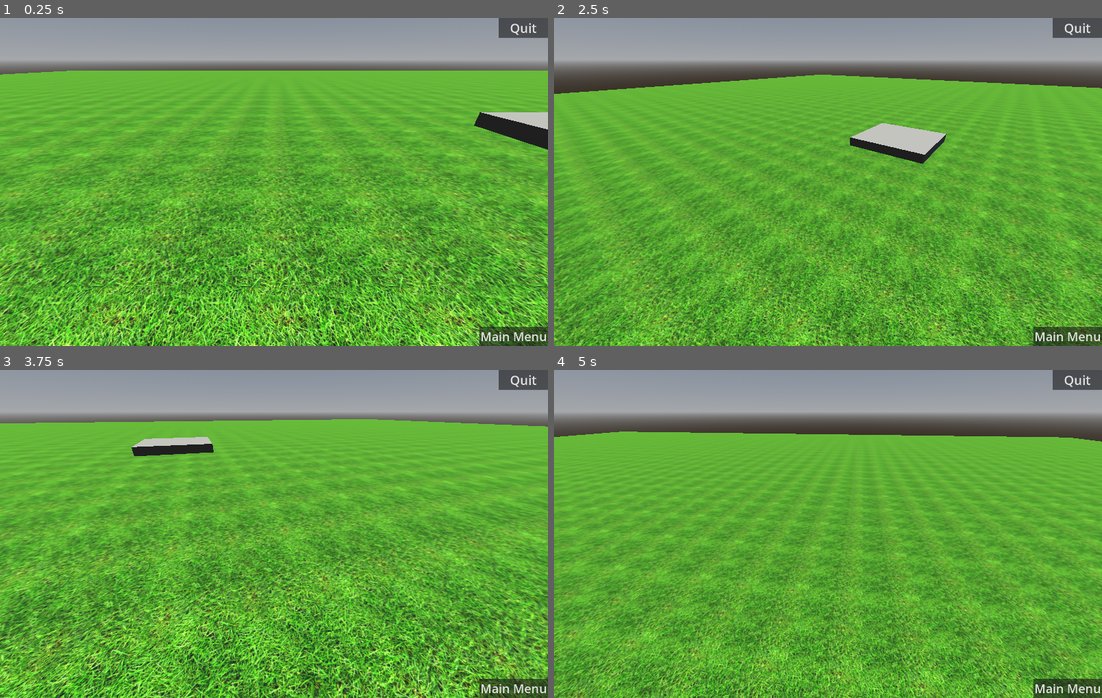
Above: before the commit, frames 1-4 (two rows, left to right).
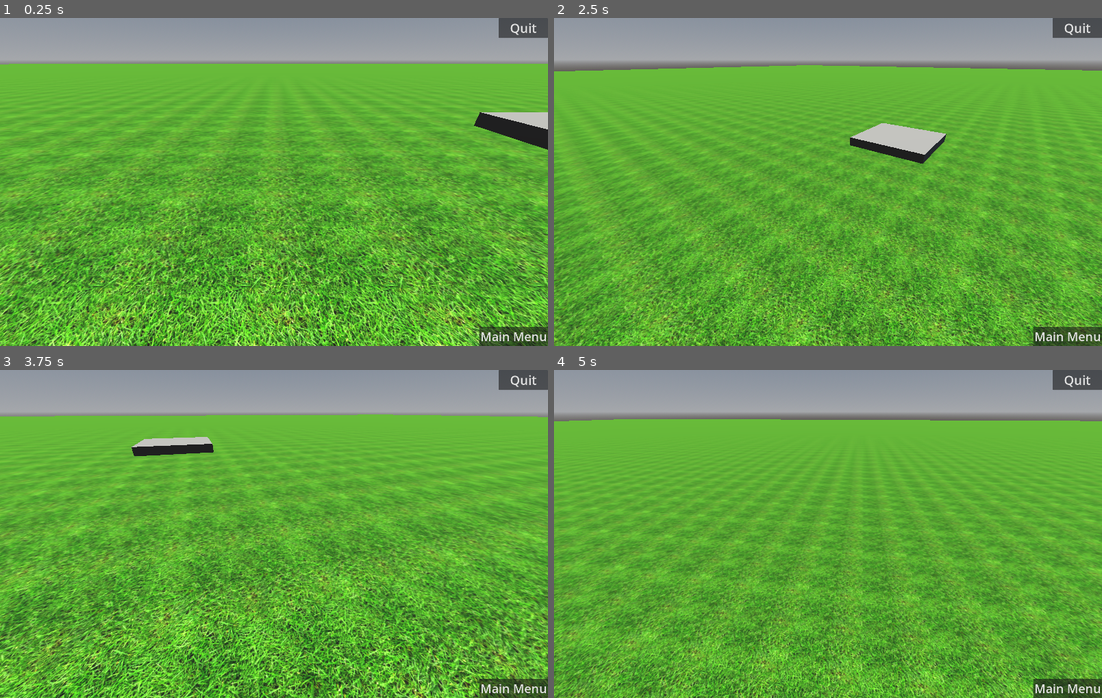
Above: after the commit, the same moments.

Repository: TheQuantifier/Isekai-Dungeons
Game: Godot game, scene res://scenes/game_world/game_world.tscn
Two runs of this game, one before a commit and one after it. Both use one fixed random seed, a clock stepped at 60 frames per second and the inputs below. This scene is started directly instead of the project's main scene.
Inputs:
- Up to frame 1 (0.25 s): no input
- Up to frame 2 (2.5 s): click "Main Menu" at 0.5 s; click "Play" at 1.25 s; tap Enter at 2 s; hold Right (move_right) from 2.03 s (still down); hold Shift (crouch) from 2.03 s (still down); tap Space (jump) at 2.27 s
- Up to frame 3 (3.75 s): release Right (move_right) at 2.78 s; release Shift (crouch) at 2.78 s; hold S (move_back) 2.78-3.53 s; tap Shift (crouch) at 2.85 s; tap Space (jump) at 3.02 s; hold Right (move_right) from 3.53 s (still down); hold Shift (crouch) from 3.53 s (still down)
- Up to frame 4 (5 s): release Right (move_right) at 4.28 s; release Shift (crouch) at 4.28 s; hold W (move_forward) from 4.28 s (still down); tap Shift (crouch) at 4.35 s; tap Space (jump) at 4.52 s

The runs differ from the first frame. In frame 1, 2.2% of the frame differs, in the area x 0-100%, y 13-39%; in frame 2, 4.5%; in frame 3, 1.9%; in frame 4, 4.5%, in the area x 0-100%, y 15-22%.
Error before the commit: Invalid access to property or key 'model_path' on a base object of type 'Nil'. (res://scenes/game_world/player.gd:22)
Error after the commit: Invalid access to property or key 'model_path' on a base object of type 'Nil'. (res://scenes/player/player.gd:22)

Commit message:
expanded the gameworld, added retro_medieval building model pack, fixed some bugs

Diff:
--- a/data/characters/john.tres
+++ b/data/characters/john.tres
@@ -7,8 +7,8 @@
 script = ExtResource("2_5vobn")
 char_id = "john"
 char_age = 15.0
-gender = "female"
-model_path = "res://assets/character_models/scenes/female/x_bot.tscn"
+gender = "male"
+model_path = "res://assets/character_models/scenes/male/y_bot.tscn"
 current_health = 150
 gold = 1200
 equipped_items = Array[ExtResource("1_phn4y")]([])
--- a/project.godot
+++ b/project.godot
@@ -65,8 +65,7 @@
 }
 select={
 "deadzone": 0.2,
-"events": [Object(InputEventKey,"resource_local_to_scene":false,"resource_name":"","device":-1,"window_id":0,"alt_pressed":false,"shift_pressed":false,"ctrl_pressed":false,"meta_pressed":false,"pressed":false,"keycode":0,"physical_keycode":4194309,"key_label":0,"unicode":0,"location":0,"echo":false,"script":null)
-]
+"events": []
 }
 
 [rendering]
--- a/scenes/game_world/game_world.tscn
+++ b/scenes/game_world/game_world.tscn
@@ -2,7 +2,7 @@
 
 [ext_resource type="PackedScene" uid="uid://bkd5chj1tyrsd" path="res://scenes/game_world/ground.tscn" id="1_254f3"]
 [ext_resource type="Script" uid="uid://dj6ds81qxtn0j" path="res://scenes/game_world/game_world.gd" id="1_mjgxe"]
-[ext_resource type="PackedScene" uid="uid://cgjylwr71uayr" path="res://scenes/game_world/player.tscn" id="2_mjgxe"]
+[ext_resource type="PackedScene" uid="uid://cgjylwr71uayr" path="res://scenes/player/player.tscn" id="2_mjgxe"]
 
 [sub_resource type="BoxShape3D" id="BoxShape3D_mjgxe"]
 size = Vector3(4, 1, 4)
@@ -35,9 +35,9 @@
 [node name="Camera3D" type="Camera3D" parent="CameraPivot"]
 transform = Transform3D(-0.443509, 0, 0.89627, 0, 1, 0, -0.89627, 0, -0.443509, 0, 0, 0)
 
-[node name="Main Menu CanvasLayer" type="CanvasLayer" parent="."]
+[node name="MenusCanvasLayer" type="CanvasLayer" parent="."]
 
-[node name="VBoxContainer" type="VBoxContainer" parent="Main Menu CanvasLayer"]
+[node name="VBoxContainer" type="VBoxContainer" parent="MenusCanvasLayer"]
 anchors_preset = 3
 anchor_left = 1.0
 anchor_top = 1.0
@@ -49,7 +49,7 @@
 grow_vertical = 0
 alignment = 1
 
-[node name="Main Menu" type="Button" parent="Main Menu CanvasLayer/VBoxContainer"]
+[node name="Main Menu" type="Button" parent="MenusCanvasLayer/VBoxContainer"]
 layout_mode = 2
 theme_override_font_sizes/font_size = 40
 text = "Main Menu"
@@ -79,4 +79,4 @@
 [node name="DirectionalLight3D" type="DirectionalLight3D" parent="SunPivot"]
 shadow_enabled = true
 
-[connection signal="pressed" from="Main Menu CanvasLayer/VBoxContainer/Main Menu" to="." method="_on_main_menu_pressed"]
+[connection signal="pressed" from="MenusCanvasLayer/VBoxContainer/Main Menu" to="." method="_on_main_menu_pressed"]
--- a/scenes/game_world/ground.tscn
+++ b/scenes/game_world/ground.tscn
@@ -3,14 +3,14 @@
 [ext_resource type="Texture2D" uid="uid://dghbv83jx53ul" path="res://assets/textures/seamless-grass-texture-free-thumb27.jpg.png" id="1_scirk"]
 
 [sub_resource type="BoxShape3D" id="BoxShape3D_oy2tu"]
-size = Vector3(100, 0.1, 100)
+size = Vector3(300, 0.1, 300)
 
 [sub_resource type="BoxMesh" id="BoxMesh_oy2tu"]
-size = Vector3(100, 0.1, 100)
+size = Vector3(300, 0.1, 300)
 
 [sub_resource type="StandardMaterial3D" id="StandardMaterial3D_scirk"]
 albedo_texture = ExtResource("1_scirk")
-uv1_scale = Vector3(100, 100, 100)
+uv1_scale = Vector3(300, 300, 300)
 
 [node name="Ground" type="StaticBody3D"]
 
--- a/scenes/game_world/player.tscn
+++ b/scenes/player/player.tscn
@@ -1,6 +1,6 @@
 [gd_scene load_steps=3 format=3 uid="uid://cgjylwr71uayr"]
 
-[ext_resource type="Script" uid="uid://b2ed8ehahjgmq" path="res://scenes/game_world/player.gd" id="1_j2pnm"]
+[ext_resource type="Script" uid="uid://b2ed8ehahjgmq" path="res://scenes/player/player.gd" id="1_j2pnm"]
 
 [sub_resource type="CapsuleShape3D" id="CapsuleShape3D_4kb1o"]
 
Binary file added: assets/models/kenney/retro_medieval_kit/glb_format/Textures/barrel.png
Not shown, added: assets/models/kenney/retro_medieval_kit/glb_format/Textures/barrel.png.import
Binary file added: assets/models/kenney/retro_medieval_kit/glb_format/Textures/cobblestone.png
Not shown, added: assets/models/kenney/retro_medieval_kit/glb_format/Textures/cobblestone.png.import
Binary file added: assets/models/kenney/retro_medieval_kit/glb_format/Textures/cobblestoneAlternative.png
Not shown, added: assets/models/kenney/retro_medieval_kit/glb_format/Textures/cobblestoneAlternative.png.import
Binary file added: assets/models/kenney/retro_medieval_kit/glb_format/Textures/cobblestonePainted.png
Not shown, added: assets/models/kenney/retro_medieval_kit/glb_format/Textures/cobblestonePainted.png.import
Binary file added: assets/models/kenney/retro_medieval_kit/glb_format/Textures/details.png
Not shown, added: assets/models/kenney/retro_medieval_kit/glb_format/Textures/details.png.import
Binary file added: assets/models/kenney/retro_medieval_kit/glb_format/Textures/fence.png
Not shown, added: assets/models/kenney/retro_medieval_kit/glb_format/Textures/fence.png.import
(and 227 more such lines)
